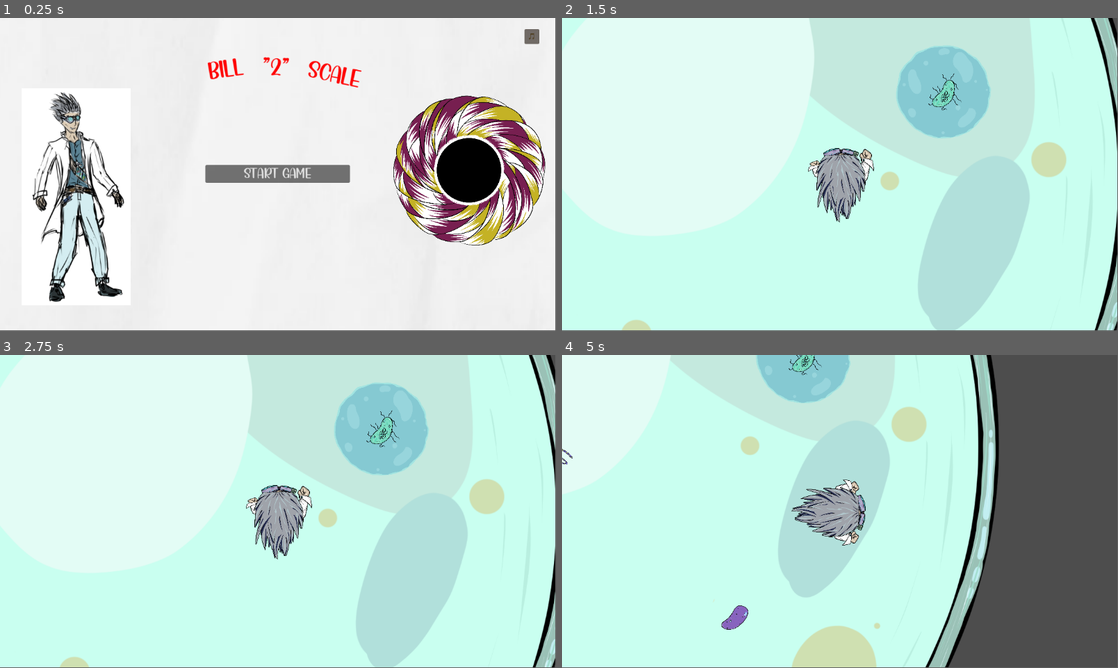
Above: before the commit, frames 1-4 (two rows, left to right).
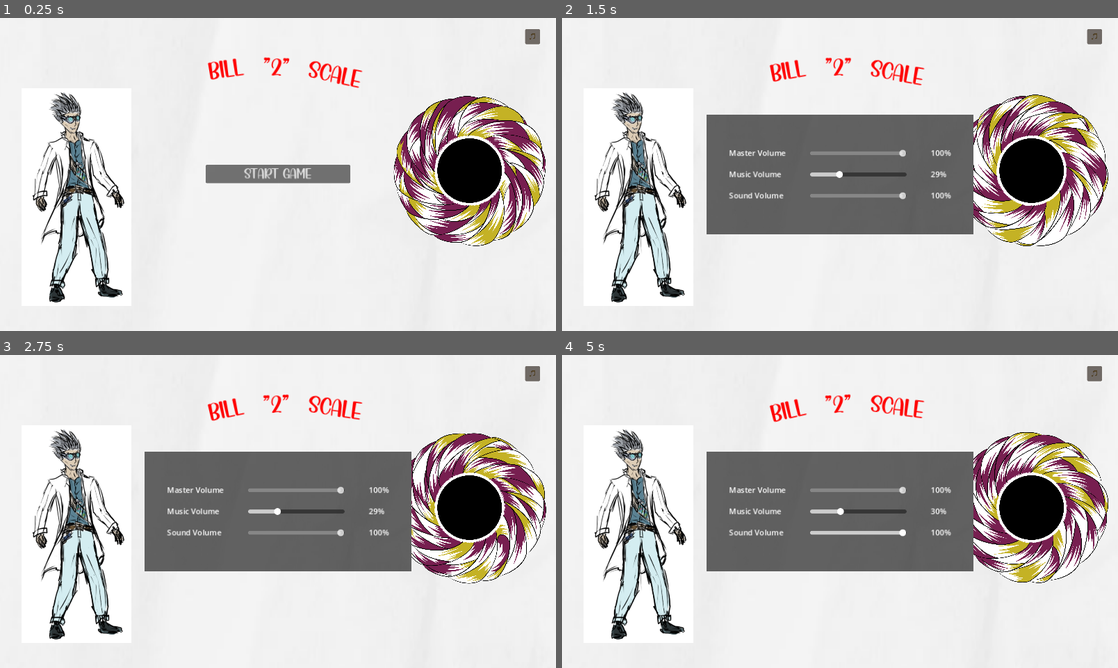
Above: after the commit, the same moments.

Repository: Phistomevel/GMTKjam
Game: Godot game, scene res://level scenes/title_page.tscn
The game is run twice, just before and just after one commit, with the same random seed, the same clock (stepped at 60 frames per second) and the same inputs. This scene is started directly instead of the project's main scene. The engine's default icon, where the game draws it, is replaced by a stand-in: a white triangle on a blue panel in a dark square.
Inputs (mouse positions are in pixels of both pictures, inside the frame that each line leads up to):
- Up to frame 1 (0.25 s): no input
- Up to frame 2 (1.5 s): click "🎵" at 0.5 s; click "Start Game" at 1.25 s
- Up to frame 3 (2.75 s): click (278, 511) at 2 s, where only the run after the commit has a clickable "Start Game"
- Up to frame 4 (5 s): tap Enter (ui_accept) at 2.75, 3.02, 3.77 s; hold Right (ui_right) 2.78-3.53 s; hold Down (ui_down) 3.53-4.28 s; hold Right (ui_right) from 4.28 s (still down)
In our replay, the window is 799x449 before the commit and 800x450 after it. These sizes can differ from the game's own. Grey fills any space a smaller window leaves; there, only what the larger window draws over its background counts as a difference.

The runs differ from the first frame. In frame 1, 5.6% of the frame differs, in the area x 5-99%, y 3-91%; in frame 2, 85%; in frame 3, 85%; in frame 4, 94%, in the area x 0-100%, y 0-100%.

Commit message:
Added sound settings

Diff:
--- /dev/null
+++ b/default_bus_layout.tres
@@ -0,0 +1,15 @@
+[gd_resource type="AudioBusLayout" format=3 uid="uid://do2ggkoaqscij"]
+
+[resource]
+bus/1/name = &"Music"
+bus/1/solo = false
+bus/1/mute = false
+bus/1/bypass_fx = false
+bus/1/volume_db = 0.0
+bus/1/send = &"Master"
+bus/2/name = &"Sound"
+bus/2/solo = false
+bus/2/mute = false
+bus/2/bypass_fx = false
+bus/2/volume_db = 0.0
+bus/2/send = &"Master"
--- a/level scenes/level_one.tscn
+++ b/level scenes/level_one.tscn
@@ -1,10 +1,9 @@
-[gd_scene load_steps=6 format=3 uid="uid://bc1qaycsc8oxd"]
+[gd_scene load_steps=5 format=3 uid="uid://bc1qaycsc8oxd"]
 
 [ext_resource type="Script" path="res://scripts/level_one.gd" id="1_0fsi3"]
 [ext_resource type="Texture2D" uid="uid://v6lbsnqd8t4x" path="res://assets/level_one_map/map.png" id="1_i5y0m"]
 [ext_resource type="PackedScene" uid="uid://h40y1eidg8iv" path="res://scene prefabs/black_hole.tscn" id="2_fsm7d"]
 [ext_resource type="PackedScene" uid="uid://b7qpctvo0nraq" path="res://scene prefabs/player.tscn" id="3_qj4xj"]
-[ext_resource type="PackedScene" uid="uid://d2ainclj7k5sj" path="res://scene prefabs/antifood_bacterium.tscn" id="5_binma"]
 
 [node name="Level_One" type="Node2D"]
 script = ExtResource("1_0fsi3")
@@ -35,8 +34,5 @@
 wait_time = 20.0
 autostart = true
 
-[node name="antifood_bacterium" parent="." instance=ExtResource("5_binma")]
-position = Vector2(645, -172)
-
 [connection signal="timeout" from="FoodSpawnCooldown" to="." method="_on_food_spawn_cooldown_timeout"]
 [connection signal="timeout" from="AntiFoodBactCooldown" to="." method="_on_anti_food_bact_cooldown_timeout"]
--- a/level scenes/title_page.tscn
+++ b/level scenes/title_page.tscn
@@ -38,6 +38,20 @@
 [sub_resource type="StyleBoxLine" id="StyleBoxLine_5xrl7"]
 thickness = 0
 
+[sub_resource type="Animation" id="Animation_tfscr"]
+length = 0.001
+tracks/0/type = "bezier"
+tracks/0/imported = false
+tracks/0/enabled = true
+tracks/0/path = NodePath("VBoxContainer/MarginContainer/Control/HBoxContainer:rotation")
+tracks/0/interp = 1
+tracks/0/loop_wrap = true
+tracks/0/keys = {
+"handle_modes": PackedInt32Array(0),
+"points": PackedFloat32Array(0, -0.25, 0, 0.25, 0),
+"times": PackedFloat32Array(0)
+}
+
 [sub_resource type="Animation" id="Animation_id62l"]
 resource_name = "TitleText"
 length = 2.0
@@ -54,20 +68,6 @@
 "times": PackedFloat32Array(0, 1, 2)
 }
 
-[sub_resource type="Animation" id="Animation_tfscr"]
-length = 0.001
-tracks/0/type = "bezier"
-tracks/0/imported = false
-tracks/0/enabled = true
-tracks/0/path = NodePath("VBoxContainer/MarginContainer/Control/HBoxContainer:rotation")
-tracks/0/interp = 1
-tracks/0/loop_wrap = true
-tracks/0/keys = {
-"handle_modes": PackedInt32Array(0),
-"points": PackedFloat32Array(0, -0.25, 0, 0.25, 0),
-"times": PackedFloat32Array(0)
-}
-
 [sub_resource type="AnimationLibrary" id="AnimationLibrary_i1cqh"]
 _data = {
 "RESET": SubResource("Animation_tfscr"),
--- a/project.godot
+++ b/project.godot
@@ -14,6 +14,11 @@
 run/main_scene="res://test.tscn"
 config/features=PackedStringArray("4.2", "GL Compatibility")
 config/icon="res://icon.svg"
+
+[display]
+
+window/stretch/mode="canvas_items"
+window/stretch/aspect="expand"
 
 [input]
 
--- /dev/null
+++ b/scene prefabs/audio_slider.tscn
@@ -0,0 +1,13 @@
+[gd_scene load_steps=2 format=3 uid="uid://cgcjqg3fignr3"]
+
+[ext_resource type="Script" path="res://scripts/audio_slider.gd" id="1_ipokm"]
+
+[node name="AudioSlider" type="HSlider"]
+anchors_preset = 15
+anchor_right = 1.0
+anchor_bottom = 1.0
+grow_horizontal = 2
+grow_vertical = 2
+max_value = 1.0
+step = 0.001
+script = ExtResource("1_ipokm")
--- /dev/null
+++ b/scene prefabs/sound_settings.tscn
@@ -0,0 +1,109 @@
+[gd_scene load_steps=4 format=3 uid="uid://cyygkm0kh4tnk"]
+
+[ext_resource type="Script" path="res://scripts/sound_settings.gd" id="1_827vh"]
+[ext_resource type="Texture2D" uid="uid://dptxknwgmrmy" path="res://assets/paper.png" id="1_wa38e"]
+[ext_resource type="PackedScene" uid="uid://cgcjqg3fignr3" path="res://scene prefabs/audio_slider.tscn" id="2_k28e5"]
+
+[node name="SoundSettings" type="Control"]
+layout_mode = 3
+anchors_preset = 15
+anchor_right = 1.0
+anchor_bottom = 1.0
+grow_horizontal = 2
+grow_vertical = 2
+script = ExtResource("1_827vh")
+
+[node name="ReturnButton" type="Button" parent="."]
+modulate = Color(1, 1, 1, 0)
+self_modulate = Color(1, 1, 1, 0)
+custom_minimum_size = Vector2(1152, 648)
+layout_mode = 2
+offset_right = 1152.0
+offset_bottom = 648.0
+grow_horizontal = 2
+grow_vertical = 2
+
+[node name="MarginContainer" type="MarginContainer" parent="."]
+clip_contents = true
+layout_mode = 1
+anchors_preset = 15
+anchor_right = 1.0
+anchor_bottom = 1.0
+grow_horizontal = 2
+grow_vertical = 2
+mouse_filter = 2
+theme_override_constants/margin_left = 300
+theme_override_constants/margin_top = 200
+theme_override_constants/margin_right = 300
+theme_override_constants/margin_bottom = 200
+
+[node name="TextureRect" type="TextureRect" parent="MarginContainer"]
+modulate = Color(0.4, 0.4, 0.4, 1)
+layout_mode = 2
+texture = ExtResource("1_wa38e")
+expand_mode = 1
+
+[node name="VBoxContainer" type="VBoxContainer" parent="MarginContainer"]
+layout_mode = 2
+size_flags_horizontal = 3
+alignment = 1
+
+[node name="HBoxContainer" type="HBoxContainer" parent="MarginContainer/VBoxContainer"]
+layout_mode = 2
+alignment = 1
+
+[node name="GridContainer" type="GridContainer" parent="MarginContainer/VBoxContainer/HBoxContainer"]
+layout_mode = 2
+theme_override_constants/h_separation = 50
+theme_override_constants/v_separation = 20
+columns = 3
+
+[node name="MasterLabel" type="Label" parent="MarginContainer/VBoxContainer/HBoxContainer/GridContainer"]
+layout_mode = 2
+text = "Master Volume"
+
+[node name="AudioSliderMaster" parent="MarginContainer/VBoxContainer/HBoxContainer/GridContainer" instance=ExtResource("2_k28e5")]
+custom_minimum_size = Vector2(200, 0)
+layout_mode = 2
+size_flags_vertical = 4
+step = 0.01
+busName = "Master"
+
+[node name="MasterValue" type="Label" parent="MarginContainer/VBoxContainer/HBoxContainer/GridContainer"]
+layout_mode = 2
+text = "0%"
+
+[node name="MusicLabel" type="Label" parent="MarginContainer/VBoxContainer/HBoxContainer/GridContainer"]
+layout_mode = 2
+text = "Music Volume"
+
+[node name="AudioSliderMusic" parent="MarginContainer/VBoxContainer/HBoxContainer/GridContainer" instance=ExtResource("2_k28e5")]
+custom_minimum_size = Vector2(200, 0)
+layout_mode = 2
+size_flags_vertical = 4
+step = 0.01
+busName = "Music"
+
+[node name="MusicValue" type="Label" parent="MarginContainer/VBoxContainer/HBoxContainer/GridContainer"]
+layout_mode = 2
+text = "0%"
+
+[node name="SoundLabel" type="Label" parent="MarginContainer/VBoxContainer/HBoxContainer/GridContainer"]
+layout_mode = 2
+text = "Sound Volume"
+
+[node name="AudioSliderSound" parent="MarginContainer/VBoxContainer/HBoxContainer/GridContainer" instance=ExtResource("2_k28e5")]
+custom_minimum_size = Vector2(200, 0)
+layout_mode = 2
+size_flags_vertical = 4
+step = 0.01
+busName = "Sound"
+
+[node name="SoundValue" type="Label" parent="MarginContainer/VBoxContainer/HBoxContainer/GridContainer"]
+layout_mode = 2
+text = "0%"
+
+[connection signal="pressed" from="ReturnButton" to="." method="_on_return_button_pressed"]
+[connection signal="value_changed" from="MarginContainer/VBoxContainer/HBoxContainer/GridContainer/AudioSliderMaster" to="." method="_on_audio_slider_master_value_changed"]
+[connection signal="value_changed" from="MarginContainer/VBoxContainer/HBoxContainer/GridContainer/AudioSliderMusic" to="." method="_on_audio_slider_music_value_changed"]
+[connection signal="value_changed" from="MarginContainer/VBoxContainer/HBoxContainer/GridContainer/AudioSliderSound" to="." method="_on_audio_slider_sound_value_changed"]
--- /dev/null
+++ b/scripts/audio_slider.gd
@@ -0,0 +1,21 @@
+extends HSlider
+
+# busName muss im Inspektor des AudioSlider eingegeben werden
+@export
+var busName: String
+
+var busIndex: int
+
+func _ready():
+	# Setze busIndex
+	busIndex = AudioServer.get_bus_index(busName)
+
+	# Setze Schieberegler auf die Lautstärke der aktuellen Lautstärke
+	value = db_to_linear(AudioServer.get_bus_volume_db(busIndex))
+
+	# Ändere die Lautstärke, nachdem der Schieberegler bewegt wurde
+	value_changed.connect(_on_value_changed)
+
+# Funktion, die Lautstärke aktualisiert
+func _on_value_changed(value: float):
+	AudioServer.set_bus_volume_db(busIndex, linear_to_db(value))
--- /dev/null
+++ b/scripts/sound_settings.gd
@@ -0,0 +1,23 @@
+extends Control
+
+
+# Called when the node enters the scene tree for the first time.
+func _ready():
+	pass # Replace with function body.
+
+
+func _on_return_button_pressed():
+	print("pressed")
+	queue_free()
+
+
+func _on_audio_slider_master_value_changed(value):
+	$MarginContainer/VBoxContainer/HBoxContainer/GridContainer/MasterValue.text = str(value*100)+"%"
+
+
+func _on_audio_slider_music_value_changed(value):
+	$MarginContainer/VBoxContainer/HBoxContainer/GridContainer/MusicValue.text = str(value*100)+"%"
+
+
+func _on_audio_slider_sound_value_changed(value):
+	$MarginContainer/VBoxContainer/HBoxContainer/GridContainer/SoundValue.text = str(value*100)+"%"
--- a/scripts/title_page.gd
+++ b/scripts/title_page.gd
@@ -10,4 +10,4 @@
 
 
 func _on_options_button_pressed():
-	print("Somebody didn't code the settings...")
+	add_child(preload("res://scene prefabs/sound_settings.tscn").instantiate())
Not shown: 1 places in test.tscn that only renumber resources
